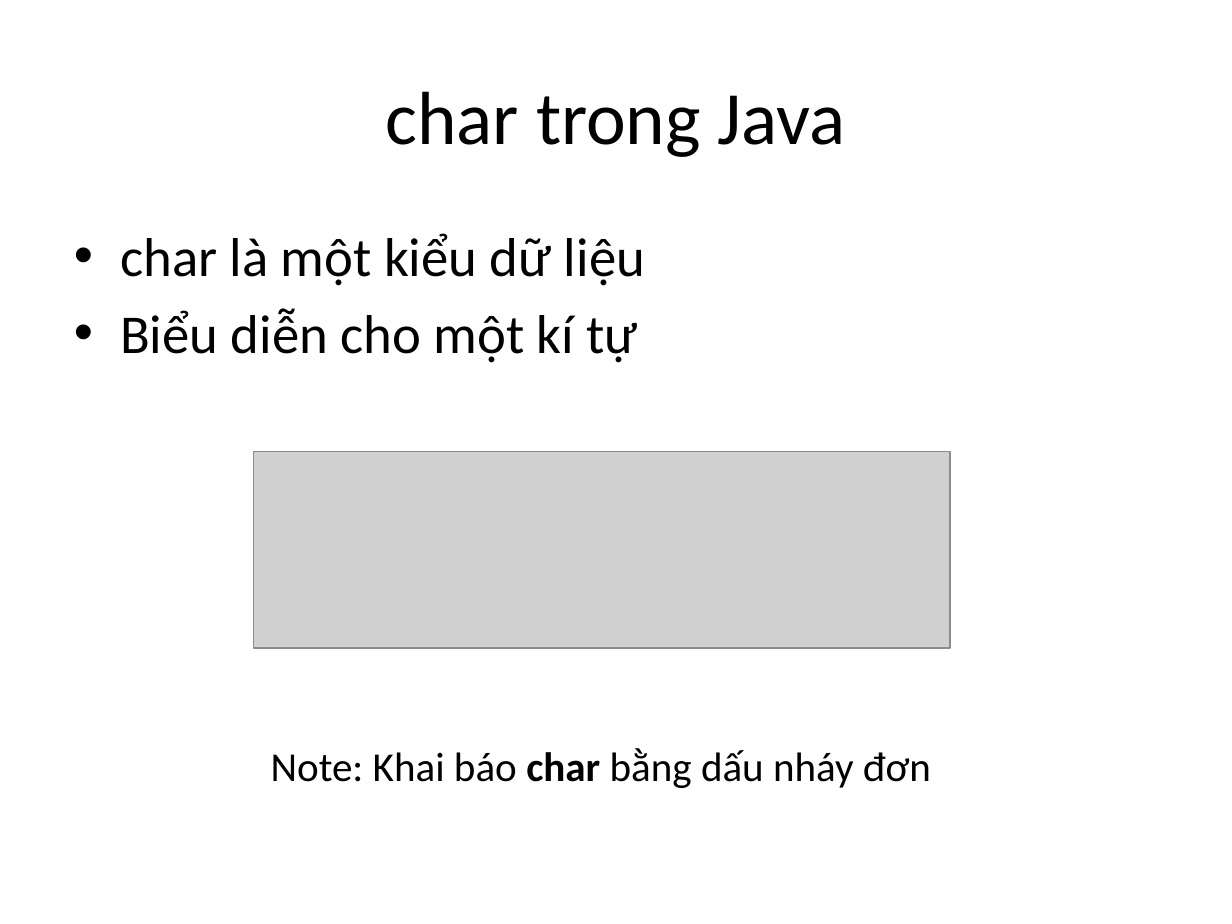
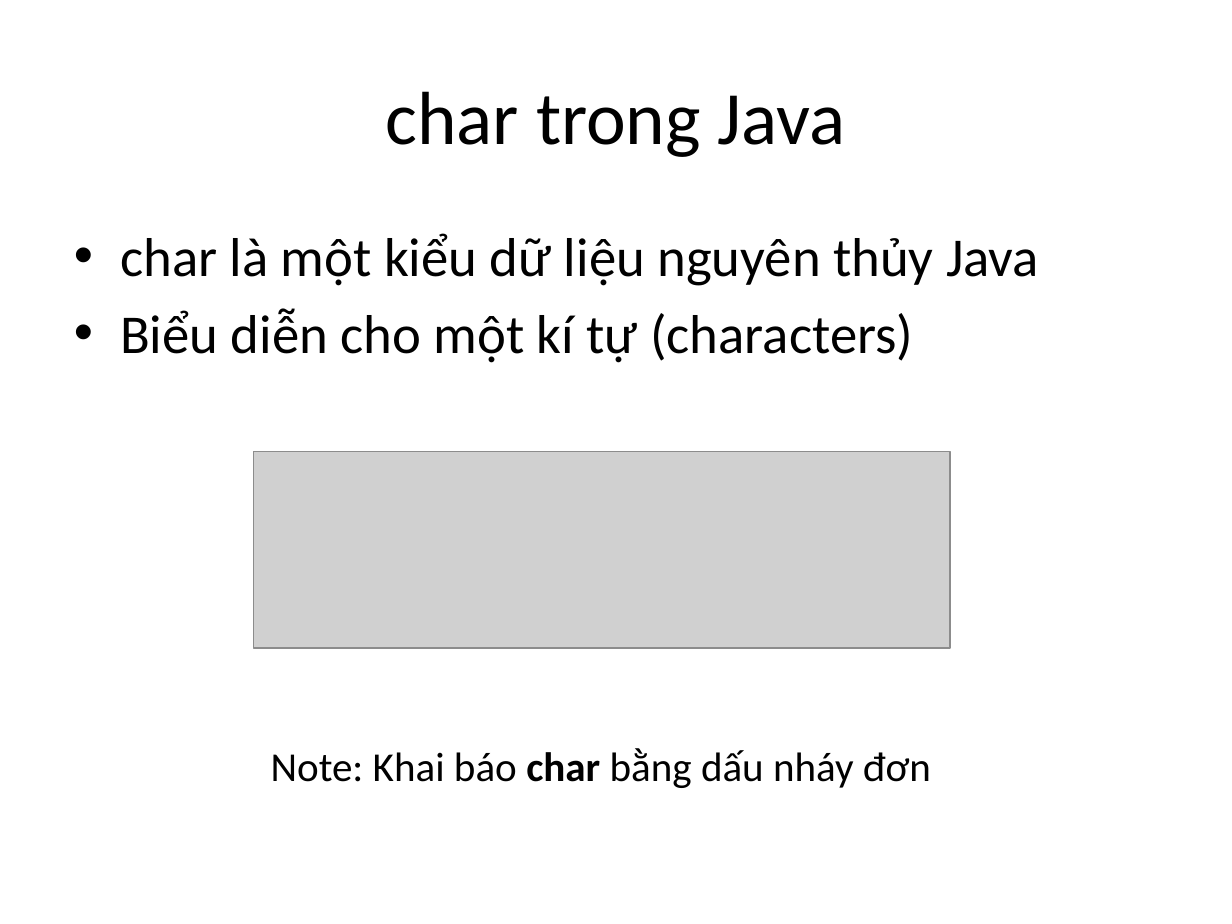
Before and after one commit to phithanh97cs/T3H, a slide deck: slide 3 of 3. Back-end/1. JavaCore/5. String, String Builder, String Buffer.pptx. Drawn at 1232x924 pixels with LibreOffice and Linux fonts; fonts in the diff are those of the drawing; grey boxes stand for pictures. Boxes give left, top, right and bottom in pixels: in the first picture for what was removed or moved away, otherwise in the second. Text is boxed around its words. In the diff, an @@ line names an element or a change of style, - is before the commit and + after.

```diff
--- a/3. Back-end/1. JavaCore/5. String, String Builder, String Buffer.pptx
+++ b/3. Back-end/1. JavaCore/5. String, String Builder, String Buffer.pptx
@@ text at [120, 233, 1039, 363]: text changed @@
-• char là một kiểu dữ liệu
-• Biểu diễn cho một kí tự
+• char là một kiểu dữ liệu nguyên thủy Java
+• Biểu diễn cho một kí tự (characters)
```
Also in this commit, not shown: 1 other slide changed, 2 slides added, 1 other file.
